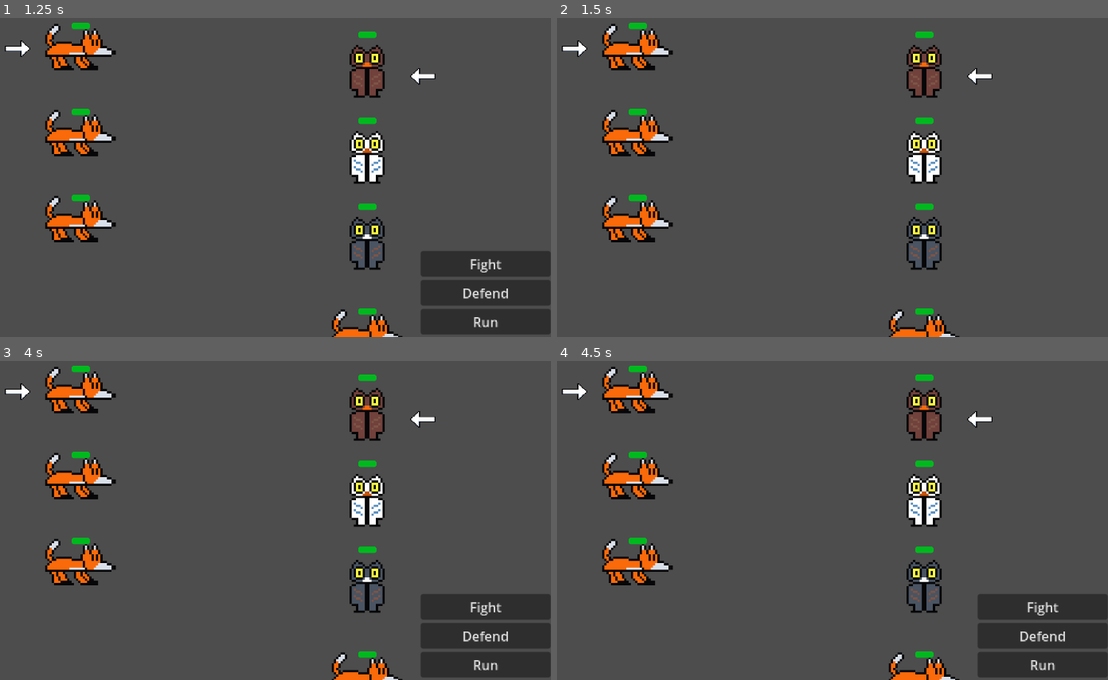
Above: before the commit, frames 1-4 (two rows, left to right).
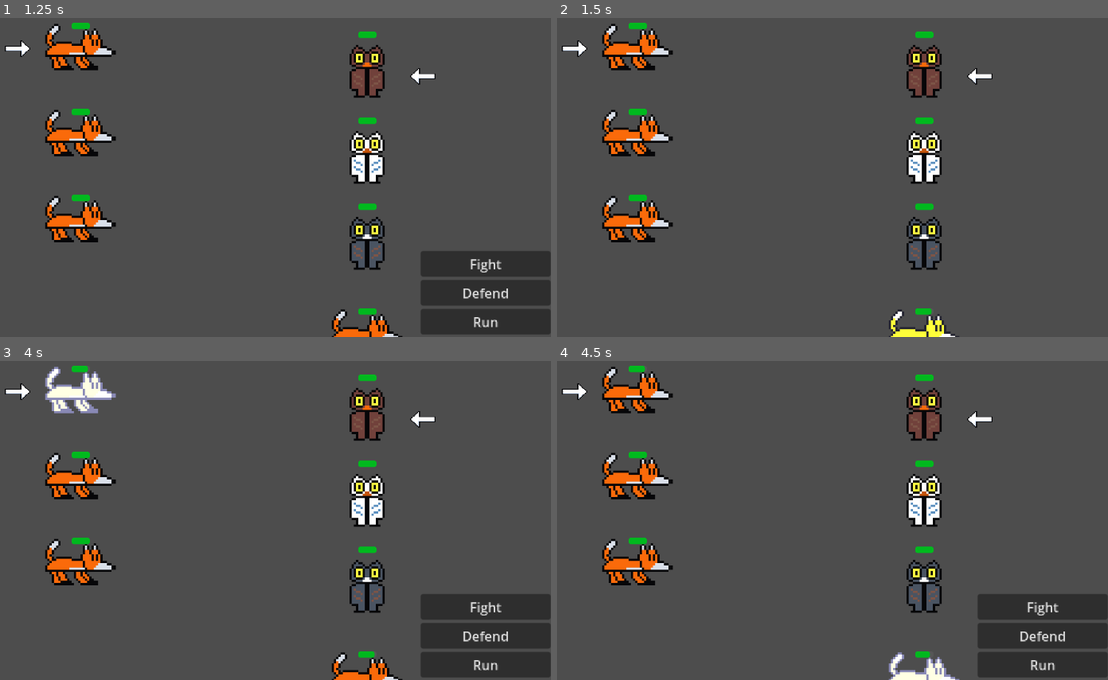
Above: after the commit, the same moments.

Repository: ULTRABEAN7001/Godot-4-JRPG
Game: Godot game, scene res://battle.tscn
Two runs of this game, one before a commit and one after it. Both use one fixed random seed, a clock stepped at 60 frames per second and the inputs below.
Inputs:
- Up to frame 1 (1.25 s): tap Enter (ui_accept) at 0.5, 0.6, 0.77, 1.07 s; hold Up (ui_up) from 0.53 s (still down)
- Up to frame 2 (1.5 s): release Up (ui_up) at 1.25 s; click "Defend" at 1.25 s
- Up to frame 3 (4 s): hold Down (ui_down) 2.03-2.75 s; tap Enter (ui_accept) at 2.1, 2.27, 2.57, 3.5, 3.6 s; click "Fight" at 2.75 s; hold Up (ui_up) from 3.53 s (still down)
- Up to frame 4 (4.5 s): keep holding Up (ui_up); tap Enter (ui_accept) at 4.35 s

Frame 1 is identical in both runs. In frame 2, 0.5% of the frame differs, in the area x 60-73%, y 91-100%; in frame 3, 1.0%, in the area x 8-69%, y 1-94%; in frame 4, 0.6%.

Commit message:
Revert "Attempted to implement attack queue"
This reverts commit a21c52859b09244eb6b655ba39ad20b412cc6adc.

Diff:
--- a/EnemyGroup.gd
+++ b/EnemyGroup.gd
@@ -3,7 +3,6 @@
 @onready var enemies: Array = get_children()
 @onready var battle = get_parent()
 @onready var battle_queue: Array
-@onready var battle_indexes: Array
 @onready var player_group = %PlayerGroup
 @onready var players = player_group.players
 @onready var player_count = players.size()
@@ -21,37 +20,25 @@
 
 func _process(delta):
 	#This happens when the player clicks on fight
-	if battle_queue.size() == enemies.size():
-		print("doner")
-		for i in range(battle_queue.size()):
-			#battle_queue[i].call(battle_indexes[i])
-			print("pop")
-			await get_tree().create_timer(3).timeout
-
-		battle_queue.clear()
-		print("done")
-		reset_choice()
-		emit_signal("next_player_turn")
-
-
 	if battle.chose_fight == true:
 		fight()
-
 
 func show_arrow(x, y):
 	enemies[x].choose()
 	enemies[y].unchoose()
 
-func attack_queue(i):
+func attack_queue():
 	#enemies will take damage then it will confirm attack is done
 	#then after 0.5 seconds the enemy will attack
 	#the steps above are reverted and then it resets
-	enemies[i].take_damage(10)
+	enemies[index].take_damage(10)
 	attack_finished = true
 	await get_tree().create_timer(0.5).timeout
-	attack_player(i)
+	attack_player()
 	battle.chose_fight = false
 	attack_finished = false
+	reset_choice()
+	emit_signal("next_player_turn")
 
 func choose_enemy():
 	enemies[0].choose()
@@ -63,17 +50,14 @@
 		enemy.unchoose()
 	choose_enemy()
 	battle.v_box_container.visible = false
-	print(battle_indexes)
 
-func attack_player(i):
+func attack_player():
 	#a random player is chosen via the index and a random enemy's damage is used
-	print(i)
 	players[randi_range(0, player_count-1)].take_damage(enemies[randi_range(0, index-1)].damage)
 
 func _on_defend_pressed():
 	#similar function to attack_queue() but no harm is done to the enemies
-	battle_queue.append(Callable(self, "attack_player"))
-	battle_indexes.push_back(index) #to help make actions go in order
+	attack_player()
 	emit_signal("next_player_turn")
 
 func fight():
@@ -90,14 +74,9 @@
 
 	#starts the attack queue function and the second condition prevents double attacking
 	if Input.is_action_just_pressed("ui_accept") and attack_finished == false:
-		battle_indexes.push_back(index) #to help make actions go in order
-		battle_queue.append(Callable(self, "attack_queue"))
-		attack_finished = true
-		battle.chose_fight = false
-		attack_finished = false
-		reset_choice()
+		attack_queue()
 		emit_signal("next_player_turn")
 
 #to keep track of turn/move queue
 func _on_player_group_make_choice():
-	pass
+	sequences += 1
--- a/player_group.gd
+++ b/player_group.gd
@@ -39,6 +39,7 @@
 	index = 0
 	for i in players:
 		i.unchoose()
+		i.is_protected = false
 	players[0].choose()
 
 func _on_enemy_group_next_player_turn():
